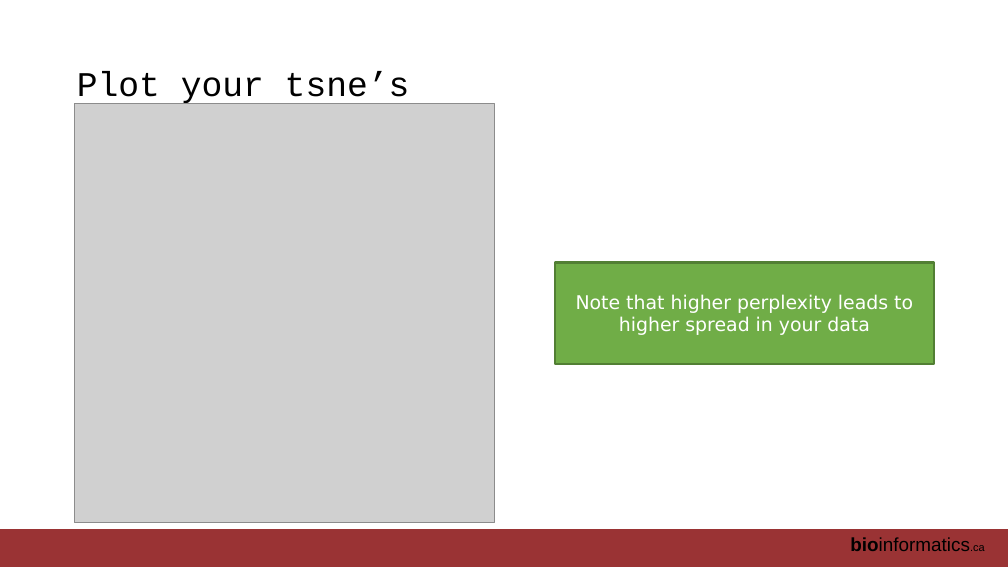
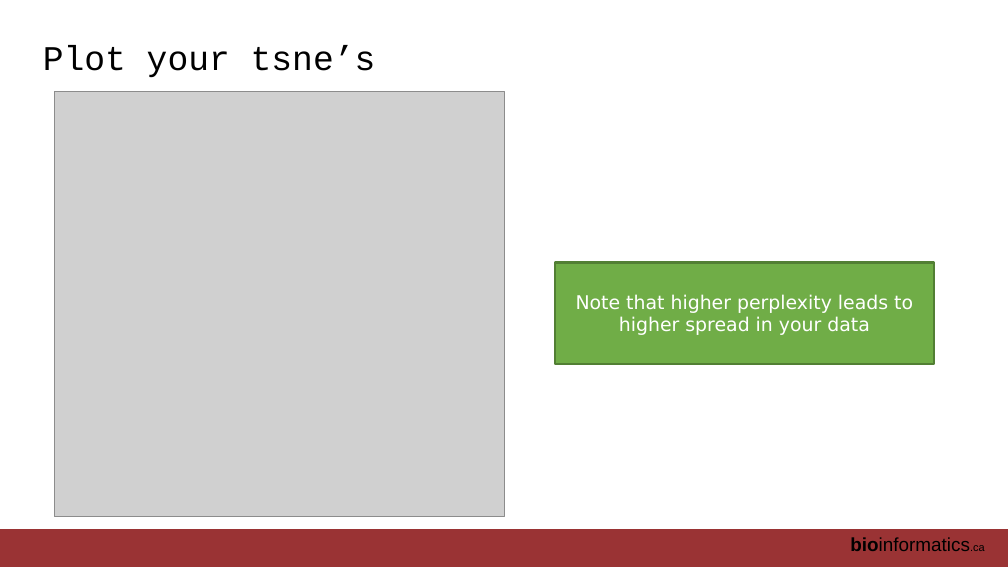
Before and after one commit to RealPaiLab/CBW_AUR2023, a slide deck: slide 38 of book/lectures/AUR_2023_Module2_DimensionReduction.pptx (slide 36 before the commit). Drawn at 1008x567 pixels with LibreOffice and Linux fonts; fonts in the diff are those of the drawing; grey boxes stand for pictures. Boxes give left, top, right and bottom in pixels: in the first picture for what was removed or moved away, otherwise in the second. Text is boxed around its words. In the diff, an @@ line names an element or a change of style, - is before the commit and + after.

```diff
--- a/book/lectures/AUR_2023_Module2_DimensionReduction.pptx
+++ b/book/lectures/AUR_2023_Module2_DimensionReduction.pptx
@@ title "Plot your tsne’s": place and size @@
-title "Plot your tsne’s" at box(77, 71, 410, 105)
+title "Plot your tsne’s" at box(43, 45, 376, 78)
@@ picture: place and size @@
-picture at box(74, 104, 494, 523)
+picture at box(54, 91, 504, 516)
```
Also in this commit, not shown: 16 other slides changed, 2 slides added, 28 other files.
